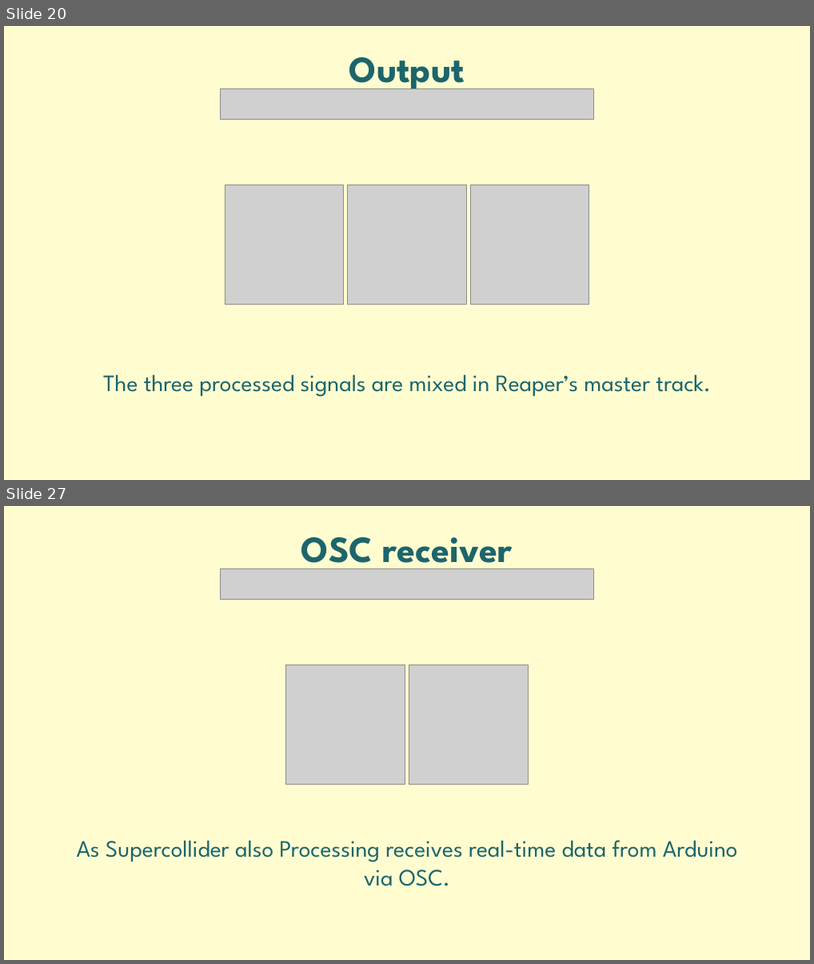
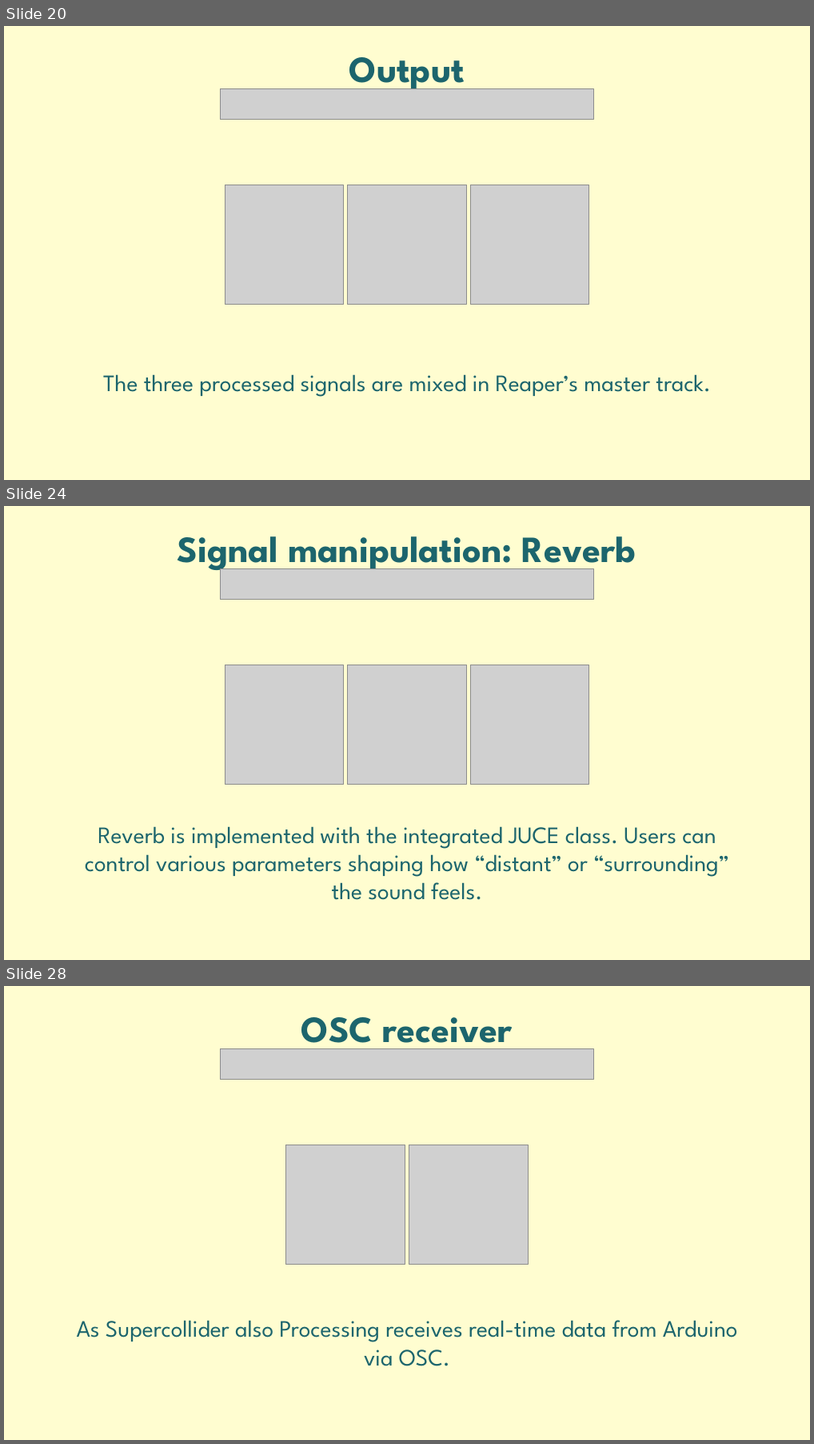
Before and after one commit to Ciorpy/G.A.I.A.-CMLS-2025, a slide deck: GAIA.pptx. Shown one above the other, each under a label of ours: slides 20 and 27 before the commit, slides 20, 24 and 28 after it; the slides between them are not shown. The pictures are 814x964 and 814x1444 pixels, drawn with LibreOffice and Linux fonts; fonts in the diff are those of the drawing; grey boxes stand for pictures. Boxes give left, top, right and bottom in pixels: in the first picture for what was removed or moved away, otherwise in the second. Text is boxed around its words. In the diff, an @@ line names an element or a change of style, - is before the commit and + after.

```diff
--- a/GAIA.pptx
+++ b/GAIA.pptx
@@ slide 24 added at [4, 506, 810, 960], background #FFFDD0 @@
@@ text added at [178, 536, 636, 573], 44 pt, text #1C656D, bold @@
+Signal manipulation: Reverb
@@ picture added at [220, 569, 594, 599] @@
@@ picture added at [225, 665, 344, 784] @@
@@ picture added at [348, 665, 466, 784] @@
@@ picture added at [470, 665, 590, 784] @@
@@ text added at [85, 826, 730, 900], 28 pt, text #1C656D @@
+Reverb is implemented with the integrated JUCE class. Users can control various parameters shaping how “distant” or “surrounding” the sound feels.
@@ what was slide 27 is now slide 28 @@
```
Also in this commit, not shown: 16 slides changed, 2 other slides added, 2 slides removed.
